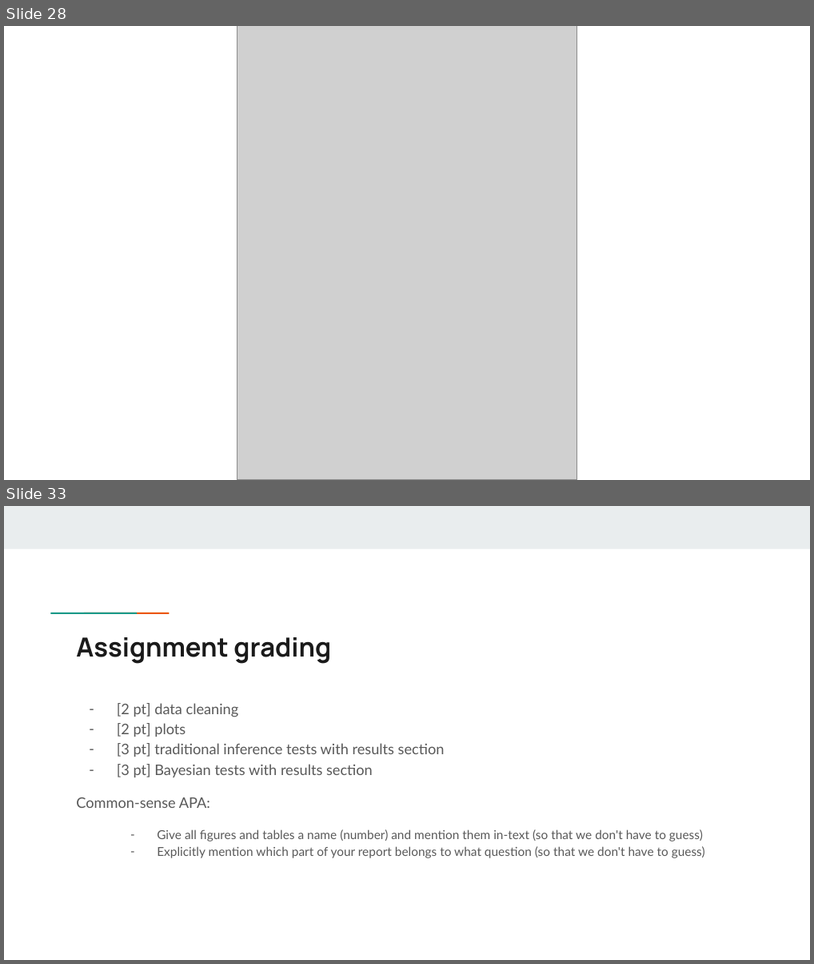
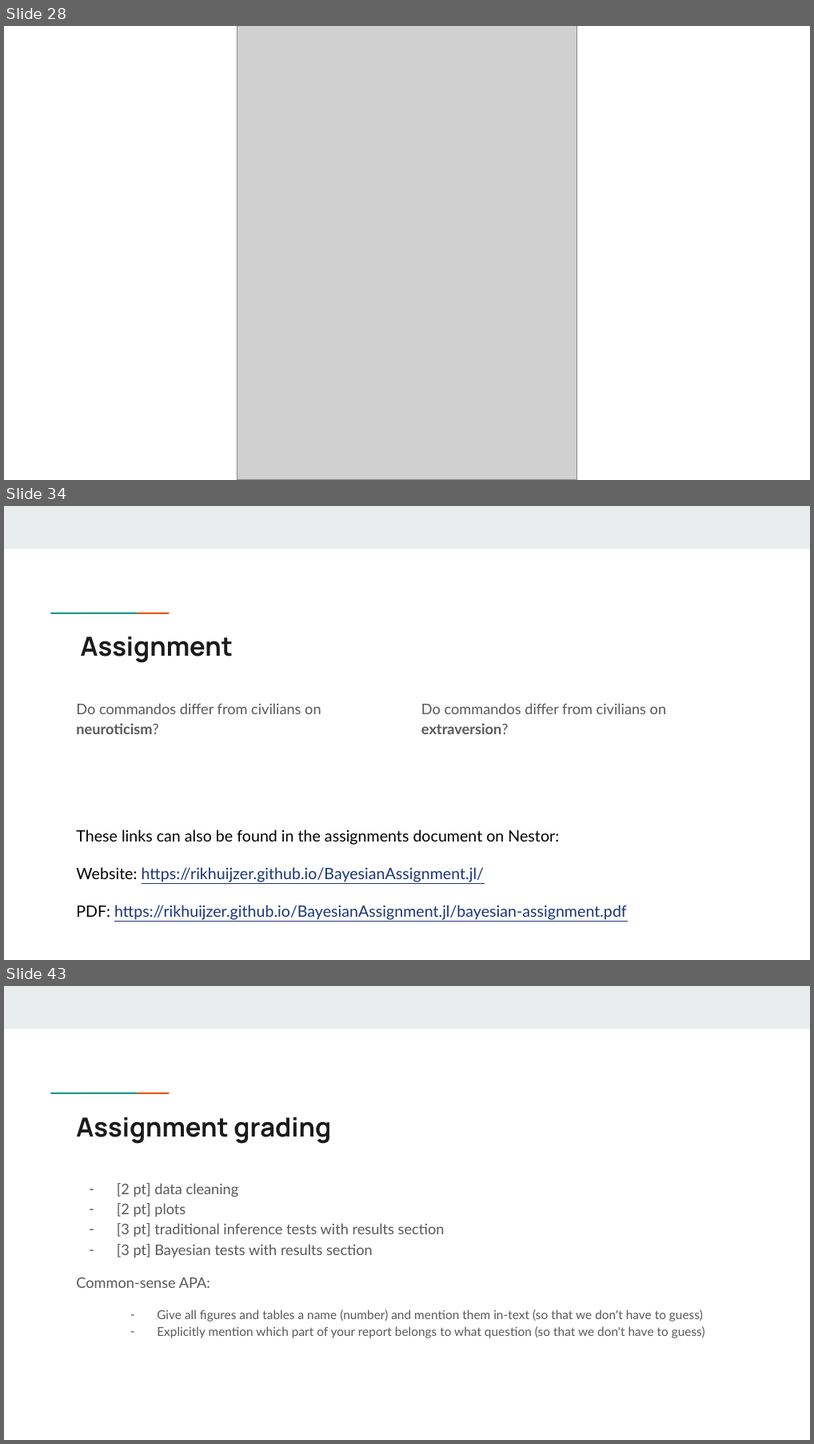
Before and after one commit to rikhuijzer/BayesianAssignment.jl, a slide deck: presentation/Bayesian assignment.pptx. Shown one above the other, each under a label of ours: slides 28 and 33 before the commit, slides 28, 34 and 43 after it; the slides between them are not shown. The pictures are 814x964 and 814x1444 pixels, drawn with LibreOffice and Linux fonts; fonts in the diff are those of the drawing; grey boxes stand for pictures. Boxes give left, top, right and bottom in pixels: in the first picture for what was removed or moved away, otherwise in the second. Text is boxed around its words. In the diff, an @@ line names an element or a change of style, - is before the commit and + after.

```diff
--- a/presentation/Bayesian assignment.pptx
+++ b/presentation/Bayesian assignment.pptx
@@ slide 34 added at bbox=[4, 506, 810, 960], background #FFFFFF; not listed: 3 template elements that a slide beside it also shows @@
@@ title added at bbox=[81, 636, 233, 663], 23.4 pt, text #1A1A1A, bold @@
+Assignment
@@ text added at bbox=[76, 703, 321, 734], 13 pt, text #595959 @@
+Do commandos differ from civilians on neuroticism?
@@ text added at bbox=[422, 703, 666, 734], 13 pt, text #595959 @@
+Do commandos differ from civilians on extraversion?
@@ text added at bbox=[76, 829, 627, 920], 14 pt, text #1C3678, underline @@
+These links can also be found in the assignments document on Nestor:
+Website: https://rikhuijzer.github.io/BayesianAssignment.jl/
+PDF: https://rikhuijzer.github.io/BayesianAssignment.jl/bayesian-assignment.pdf
@@ what was slide 33 is now slide 43 @@
```
Also in this commit, not shown: 2 slides changed, 15 other slides added, 6 slides removed.
